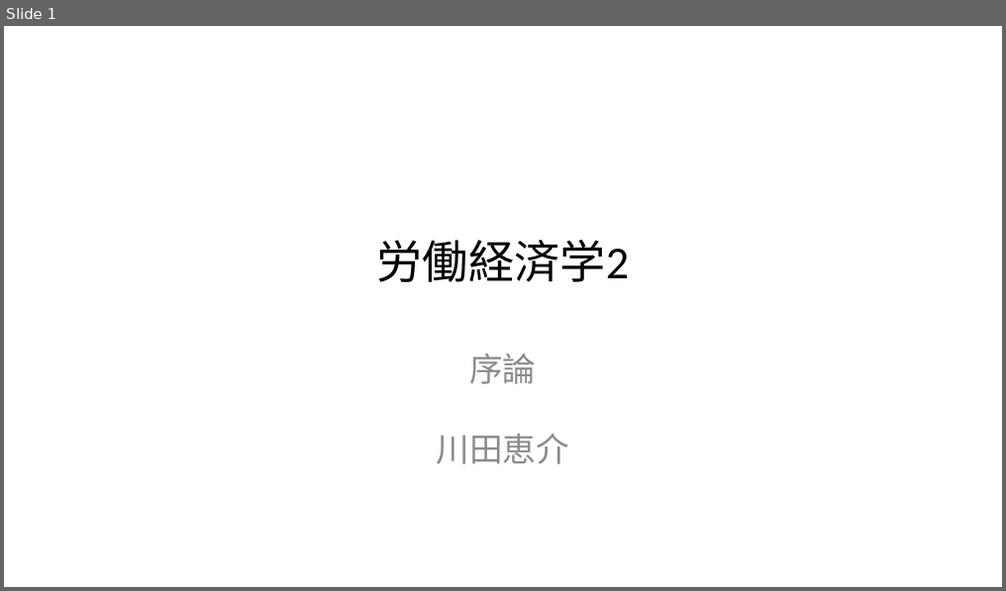
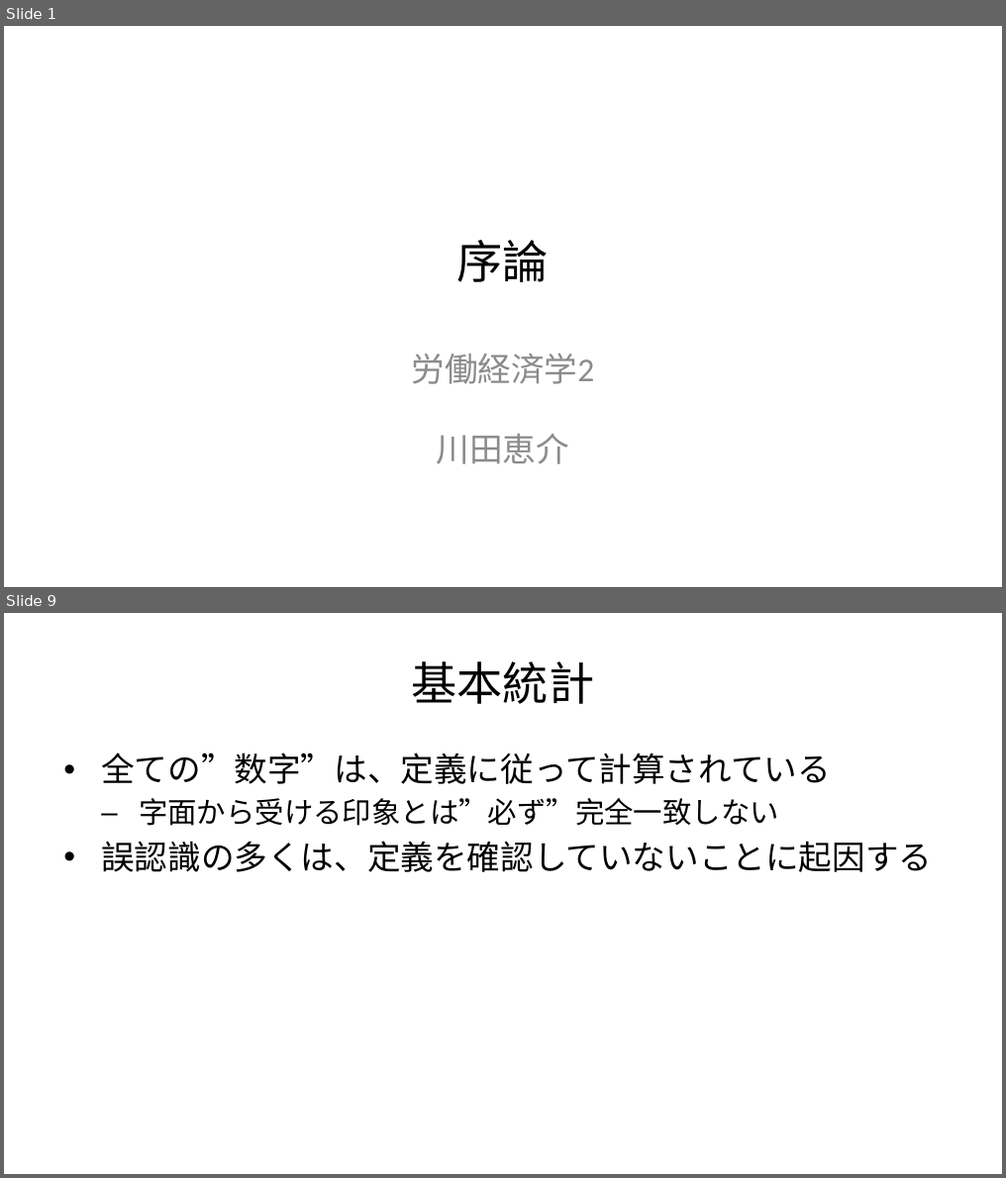
Before and after one commit to tetokawata/JapanLaborMarket, a slide deck: Slide01.pptx. Shown one above the other, each under a label of ours: slide 1 before the commit, slides 1 and 9 after it; the slides between them are not shown. The pictures are 1006x591 and 1006x1178 pixels, drawn with LibreOffice and Linux fonts; fonts in the diff are those of the drawing. Boxes give left, top, right and bottom in pixels: in the first picture for what was removed or moved away, otherwise in the second. Text is boxed around its words. In the diff, an @@ line names an element or a change of style, - is before the commit and + after.

```diff
--- a/Slide01.pptx
+++ b/Slide01.pptx
@@ slide 9 added at [4, 613, 1002, 1174], background #FFFFFF @@
@@ title added at [412, 662, 595, 704], 33 pt, text #000000 @@
+基本統計
@@ text added at [101, 753, 932, 872], 24 pt, text #000000 @@
+• 全ての”数字”は、定義に従って計算されている
+  – 字面から受ける印象とは”必ず”完全一致しない
+• 誤認識の多くは、定義を確認していないことに起因する
@@ slide 1 changed as well @@
@@ title at [457, 240, 548, 282]: text changed @@
-労働経済学2
+序論
@@ subtitle at [411, 354, 594, 465]: text changed @@
-序論
-川田恵介
+労働経済学2
+川田恵介
```
Also in this commit, not shown: 34 other slides added, 2 other files.
